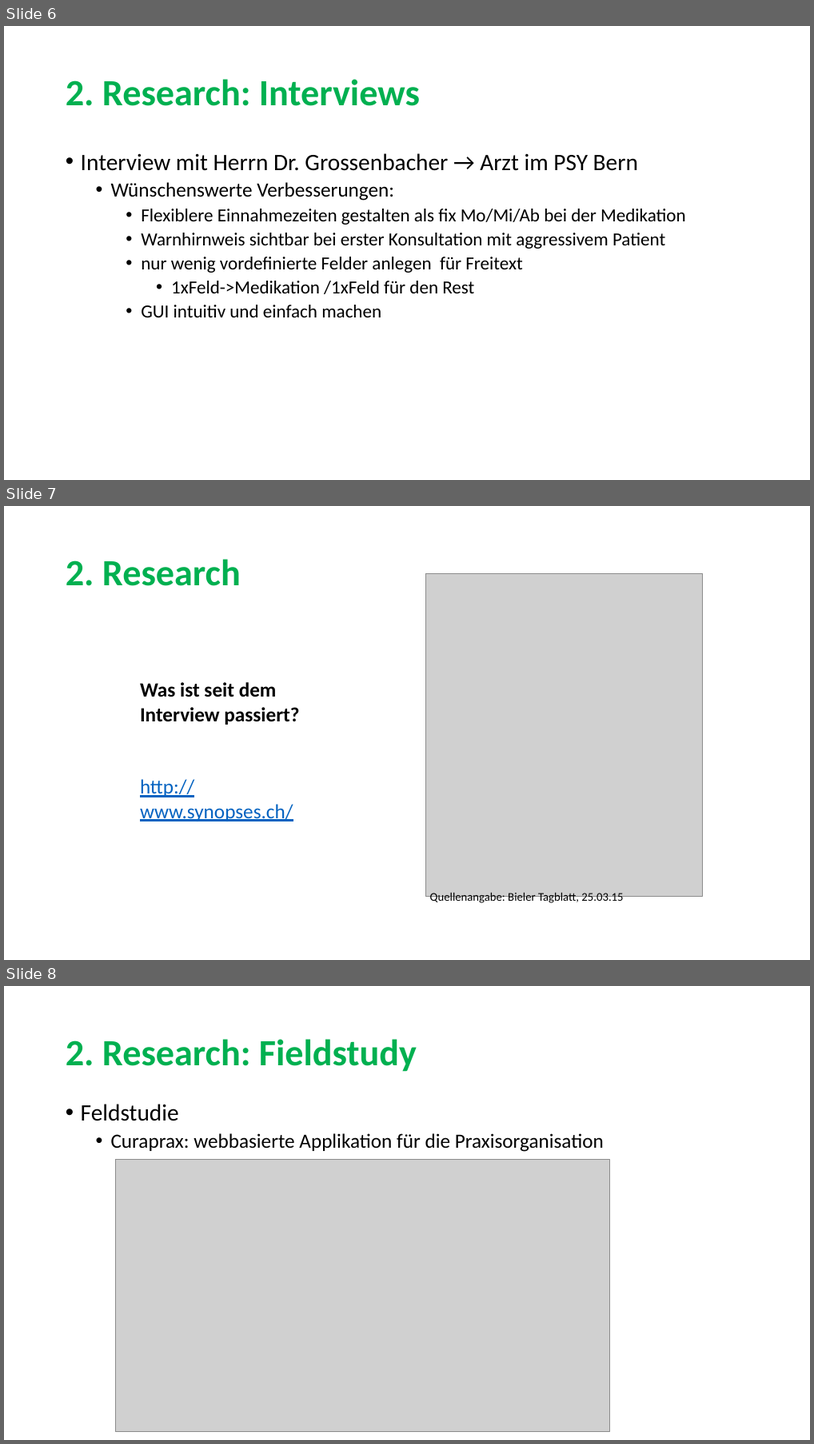
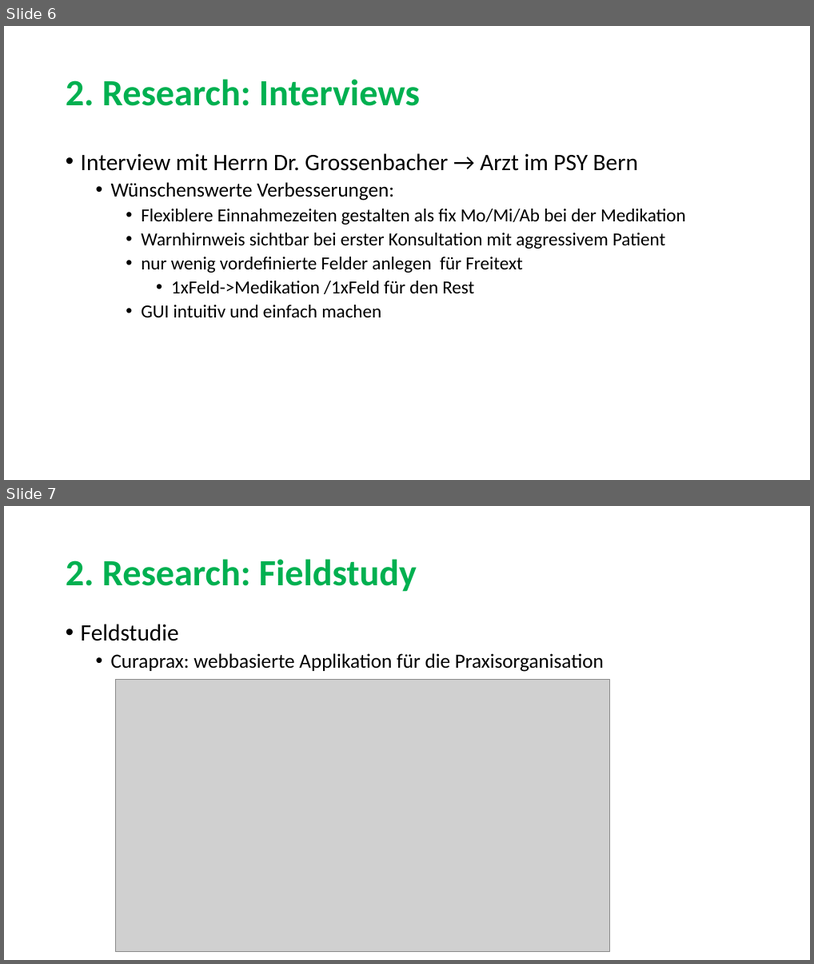
Before and after one commit to sarahmele/ch.bfh.btx8081.w2015.green, a slide deck: doc/task03/Task3.pptx. Shown one above the other, each under a label of ours: slides 6, 7 and 8 before the commit, slides 6 and 7 after it. The pictures are 814x1444 and 814x964 pixels, drawn with LibreOffice and Linux fonts; fonts in the diff are those of the drawing; grey boxes stand for pictures. Boxes give left, top, right and bottom in pixels: in the first picture for what was removed or moved away, otherwise in the second. Text is boxed around its words. In the diff, an @@ line names an element or a change of style, - is before the commit and + after.

Commit message:
Überarbeitung der ppt

```diff
--- a/doc/task03/Task3.pptx
+++ b/doc/task03/Task3.pptx
@@ slide 7 removed at (4, 506, 810, 960), background #FFFFFF @@
@@ title removed at (66, 559, 241, 586) @@
-2. Research
@@ picture removed at (426, 573, 703, 896) @@
@@ text removed at (140, 682, 299, 821) @@
-Was ist seit dem Interview passiert?
-http://www.synopses.ch/
@@ text removed at (430, 892, 623, 904) @@
-Quellenangabe: Bieler Tagblatt, 25.03.15
@@ what was slide 8 is now slide 7 @@
```
